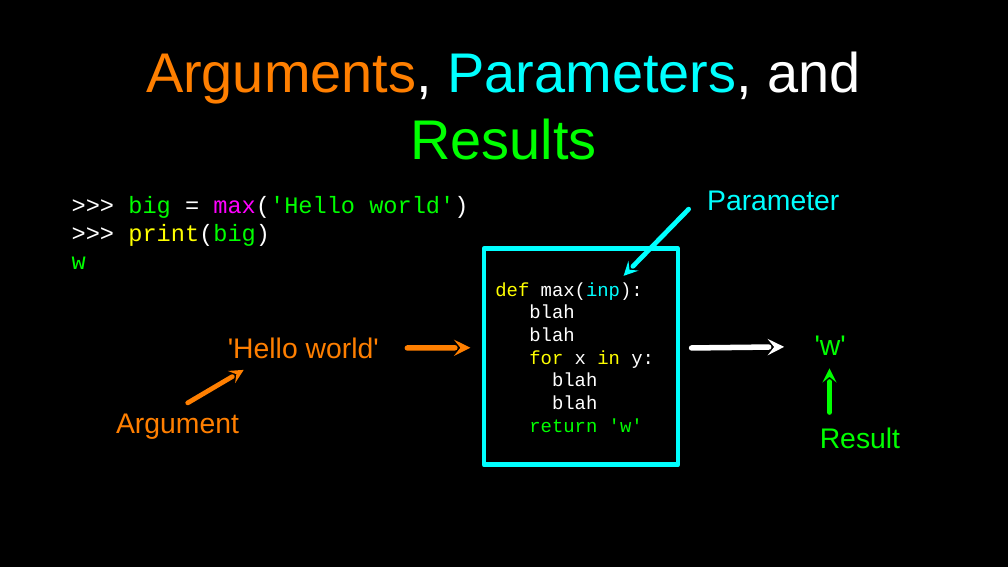
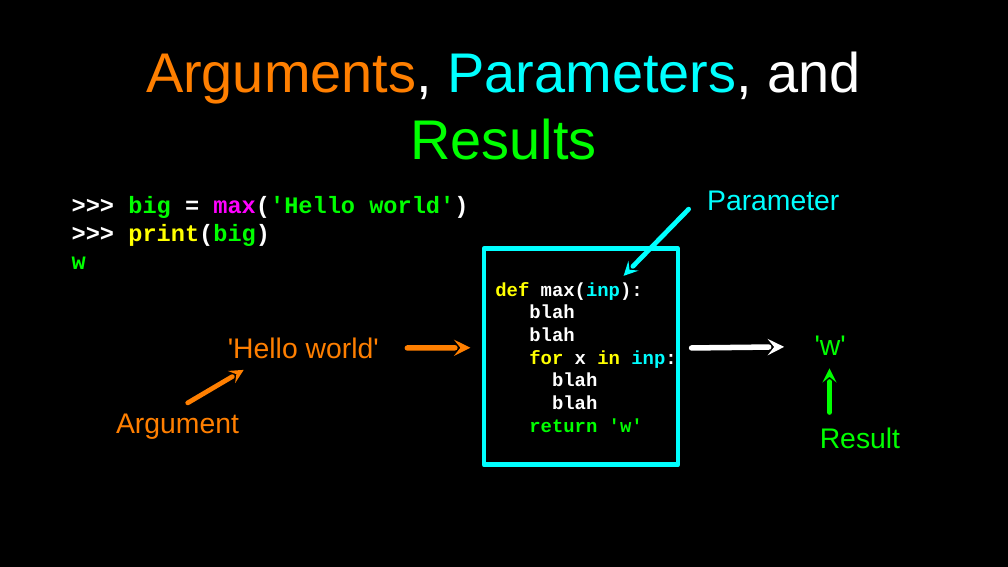
Before and after one commit to csev/py4e, a slide deck: slide 19 of lectures3/Pythonlearn-04-Functions.pptx (slide 18 before the commit). Drawn at 1008x567 pixels with LibreOffice and Linux fonts; fonts in the diff are those of the drawing. Boxes give left, top, right and bottom in pixels: in the first picture for what was removed or moved away, otherwise in the second. Text is boxed around its words. In the diff, an @@ line names an element or a change of style, - is before the commit and + after.

```diff
--- a/lectures3/Pythonlearn-04-Functions.pptx
+++ b/lectures3/Pythonlearn-04-Functions.pptx
@@ text ">>> big = max('Hello world')" at [72,196,468,269]: bold on @@
@@ text in rectangle at [495,283,643,432]: bold on in "def max(inp):", "blah", "blah", "blah" and 2 more places @@
@@ text in rectangle at [529,351,676,368]: text changed; bold on @@
-for x in y:
+for x in inp:
```
Also in this commit, not shown: 13 other slides changed, 1 slide added, 3 other files.
